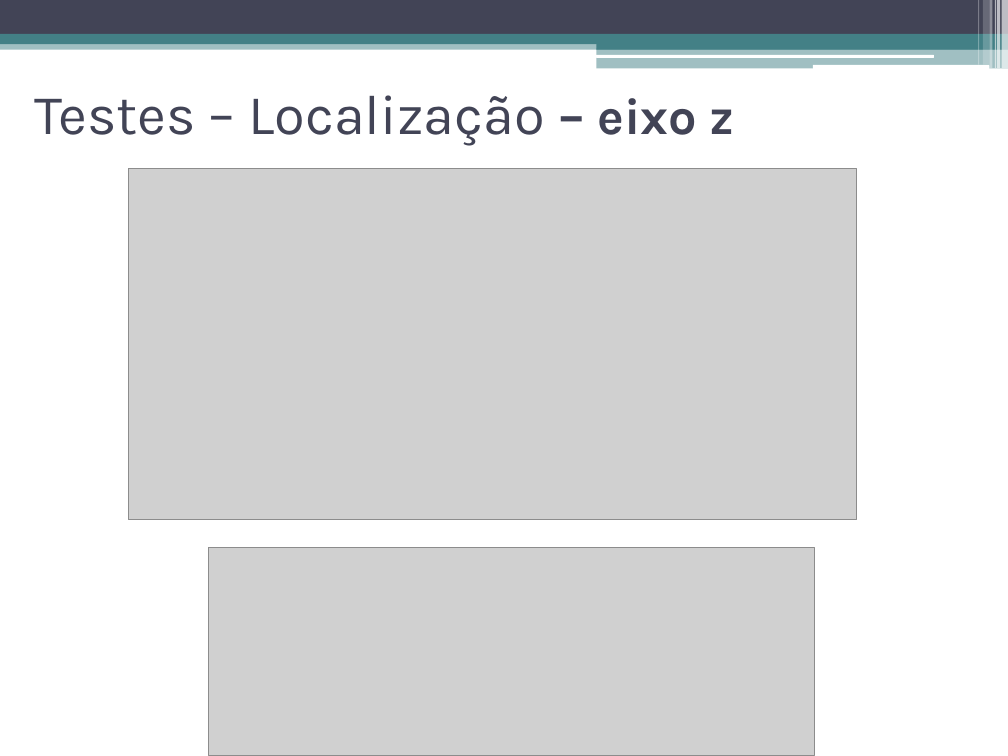
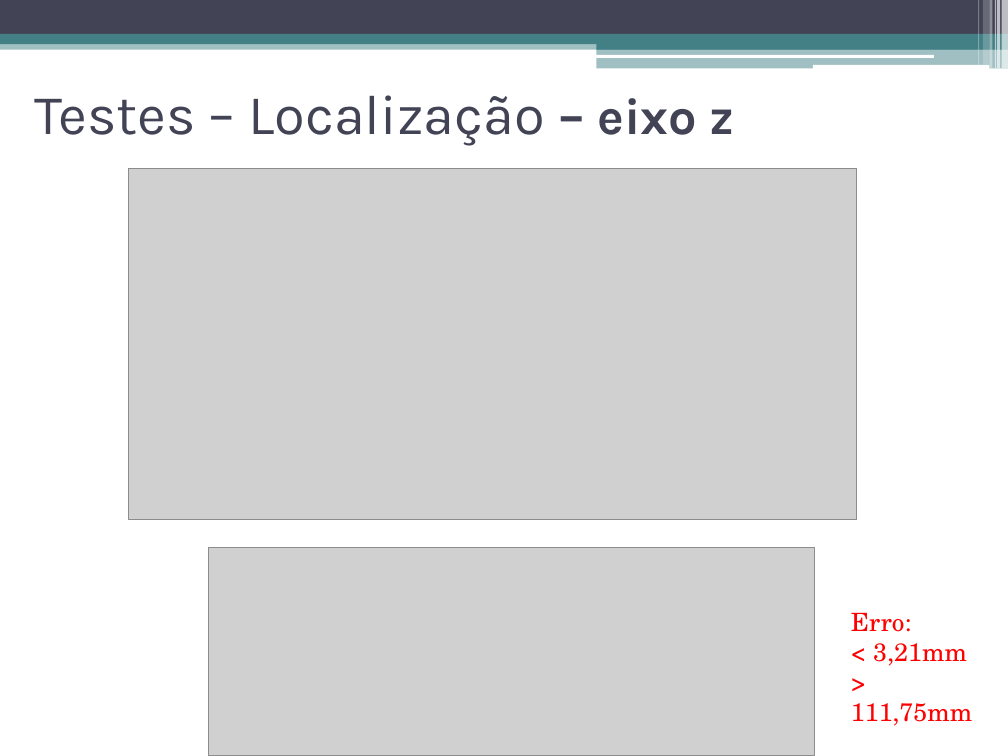
Before and after one commit to talesporto/Artigo-TRUE-SBCUP, a slide deck: slide 40 of apresentacao/ApresentacaoSBCUP.pptx (slide 39 before the commit). Drawn at 1008x756 pixels with LibreOffice and Linux fonts; fonts in the diff are those of the drawing; grey boxes stand for pictures. Boxes give left, top, right and bottom in pixels: in the first picture for what was removed or moved away, otherwise in the second. Text is boxed around its words. In the diff, an @@ line names an element or a change of style, - is before the commit and + after.

```diff
--- a/apresentacao/ApresentacaoSBCUP.pptx
+++ b/apresentacao/ApresentacaoSBCUP.pptx
@@ text added at <box>851,612,972,726</box>, 18 pt, text #FF0000 @@
+Erro:
+< 3,21mm
+> 111,75mm
```
Also in this commit, not shown: 3 other slides changed, 2 slides added, 4 slides removed, 2 other files.
